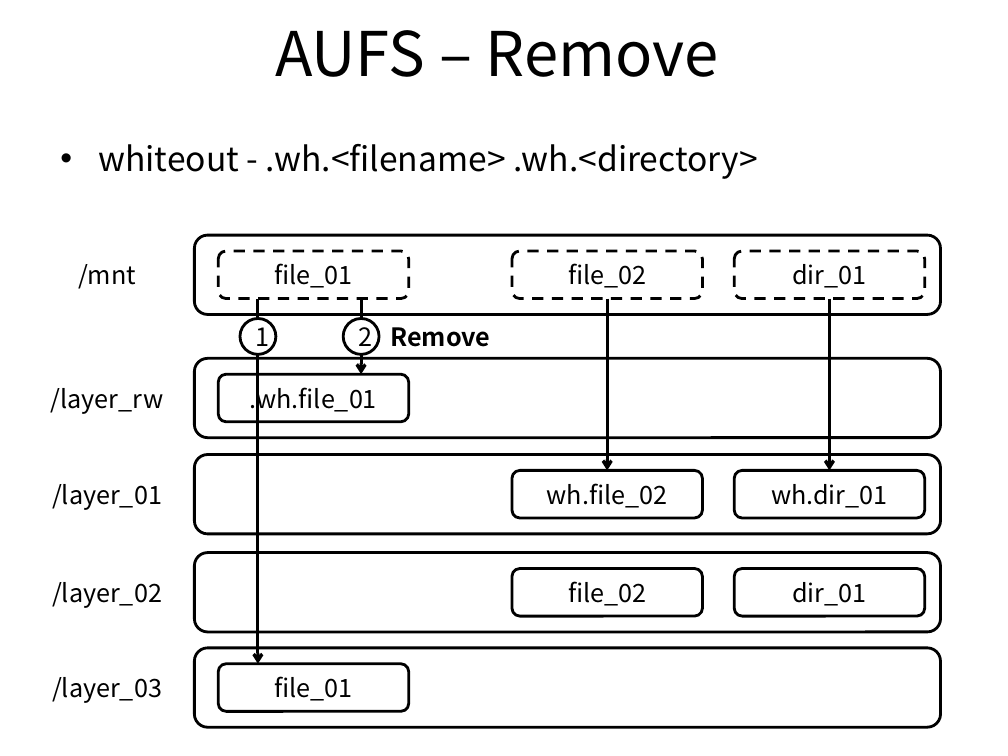
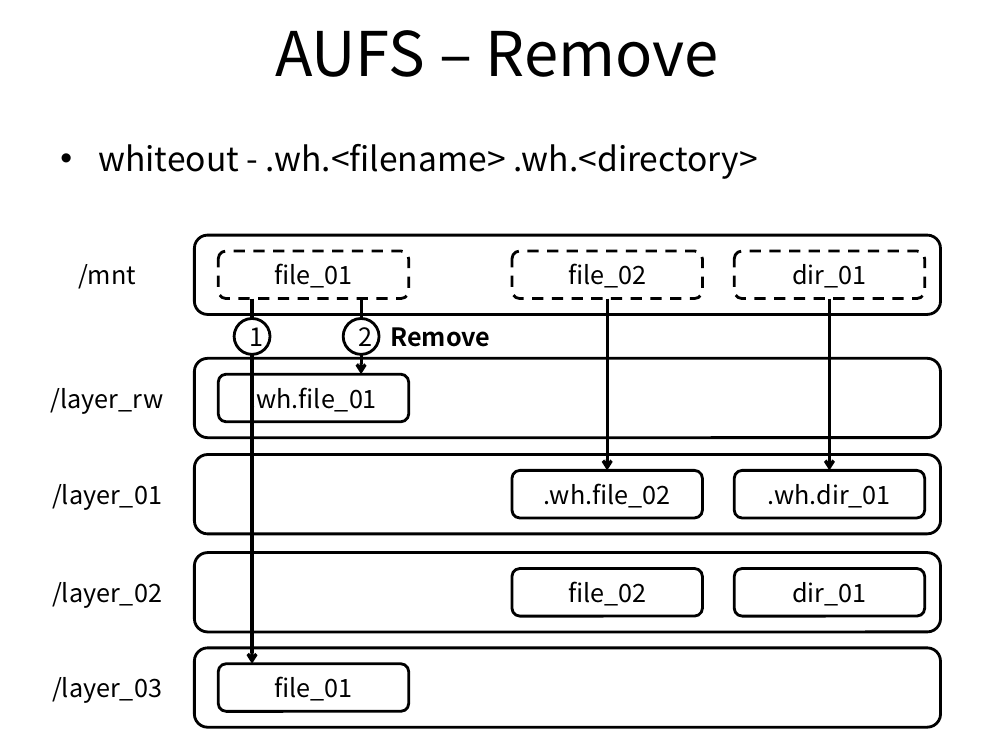
Before and after one commit to ssup2/blog-old, a slide deck: slide 3 of images/theory_analysis/Union_Mount_AUFS_Docker_Image_Layer/Union_Mount_AUFS_Docker_Image_Layer.pptx. Drawn at 1008x756 pixels with LibreOffice and Linux fonts; fonts in the diff are those of the drawing. Boxes give left, top, right and bottom in pixels: in the first picture for what was removed or moved away, otherwise in the second. Text is boxed around its words. In the diff, an @@ line names an element or a change of style, - is before the commit and + after.

Commit message:
Update AUFS

```diff
--- a/images/theory_analysis/Union_Mount_AUFS_Docker_Image_Layer/Union_Mount_AUFS_Docker_Image_Layer.pptx
+++ b/images/theory_analysis/Union_Mount_AUFS_Docker_Image_Layer/Union_Mount_AUFS_Docker_Image_Layer.pptx
@@ arrow moved from (258, 298) - (258, 663) to (252, 298) - (252, 663) @@
@@ ellipse "1": place and size @@
-ellipse "1" at [240, 319, 276, 355]
+ellipse "1" at [234, 319, 270, 355]
@@ text in rounded rectangle at [544, 483, 671, 508]: text changed @@
-wh.file_02
+.wh.file_02
@@ text in rounded rectangle at [768, 484, 891, 508]: text changed @@
-wh.dir_01
+.wh.dir_01
```
Also in this commit, not shown: 1 other slide changed, 3 other files.
